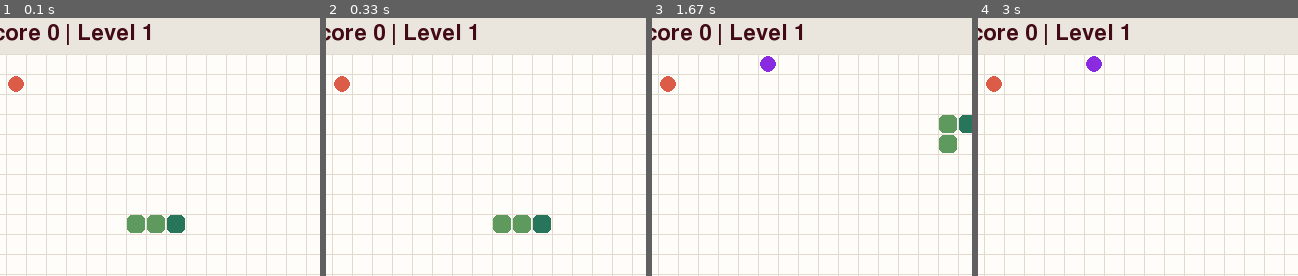
Above: before the commit, frames 1-4 (left to right).
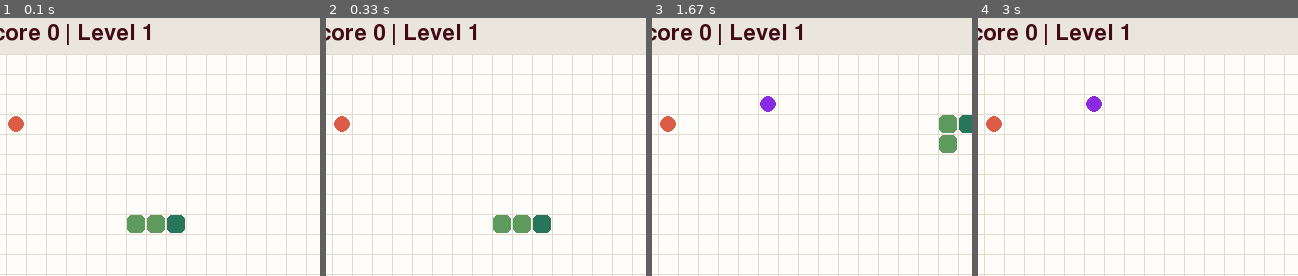
Above: after the commit, the same moments.

Repository: MiohitoKiri5474/PyGame-Snake
Game: pygame game, started from src/snake_trio/__main__.py
Same seed, same stepped clock (60 frames per second), same inputs: the game is played once before the commit and once after it.
Inputs:
- Up to frame 1 (0.1 s): no input
- Up to frame 2 (0.33 s): no input
- Up to frame 3 (1.67 s): tap W at 0.33 s; hold Right 0.67-1.13 s; hold Up 1.17-1.47 s; hold Right from 1.5 s (still down)
- Up to frame 4 (3 s): release Right at 1.97 s; hold Left 2-2.53 s; hold Down 2.57-2.87 s; hold Left from 2.9 s (still down)
The pictures show only the part of the screen within x 5-55%, y 0-50%; the shares and areas given below are measured in that part.

The runs differ from the first frame. In frame 1, 0.5% of the frame differs, in the area x 2-8%, y 22-45%; in frame 2, 0.5%; in frame 3, 0.9%, in the area x 2-39%, y 14-45%; in frame 4, 0.9%.

Commit message:
fix: good generate positions doesn't apply HEADER_HEIGHT

Diff:
--- a/src/snake_trio/game.py
+++ b/src/snake_trio/game.py
@@ -44,6 +44,7 @@
     y = (
         random.randint(HEADER_HEIGHT // CELL - 1, (HEIGHT + HEADER_HEIGHT) // CELL - 1)
         * CELL
+        + HEADER_HEIGHT
     )
     while (x, y) in body:
         x = random.randint(0, WIDTH // CELL - 1) * CELL
@@ -52,6 +53,7 @@
                 HEADER_HEIGHT // CELL - 1, (HEIGHT + HEADER_HEIGHT) // CELL - 1
             )
             * CELL
+            + HEADER_HEIGHT
         )
     return (x, y)
 
